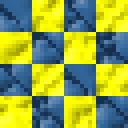
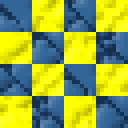
Revision of a layered 128x128 image; what changed, layer by layer:
pixels changed over [left=0, top=0, right=128, bottom=128] (layer not identified)
